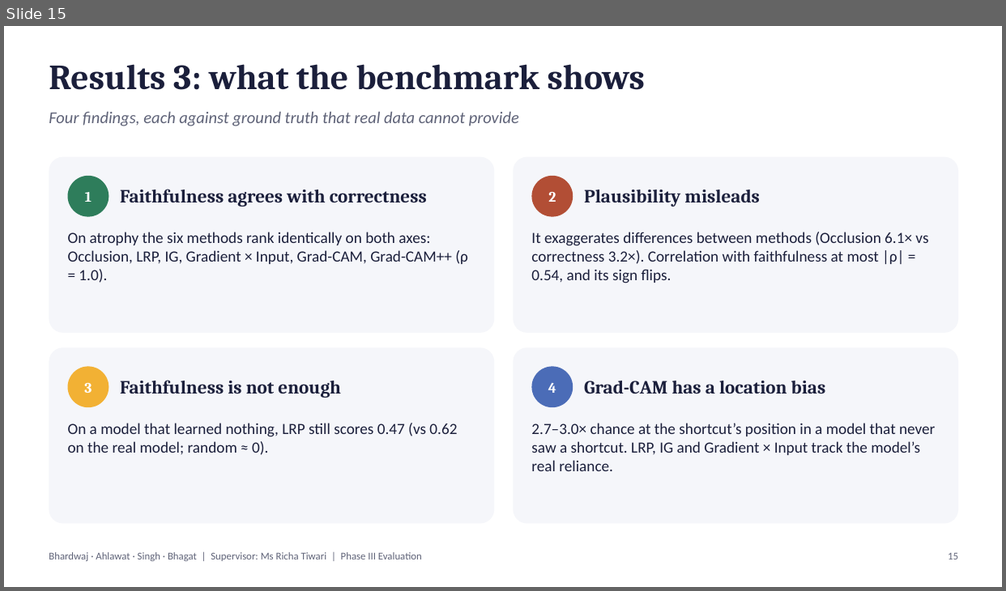
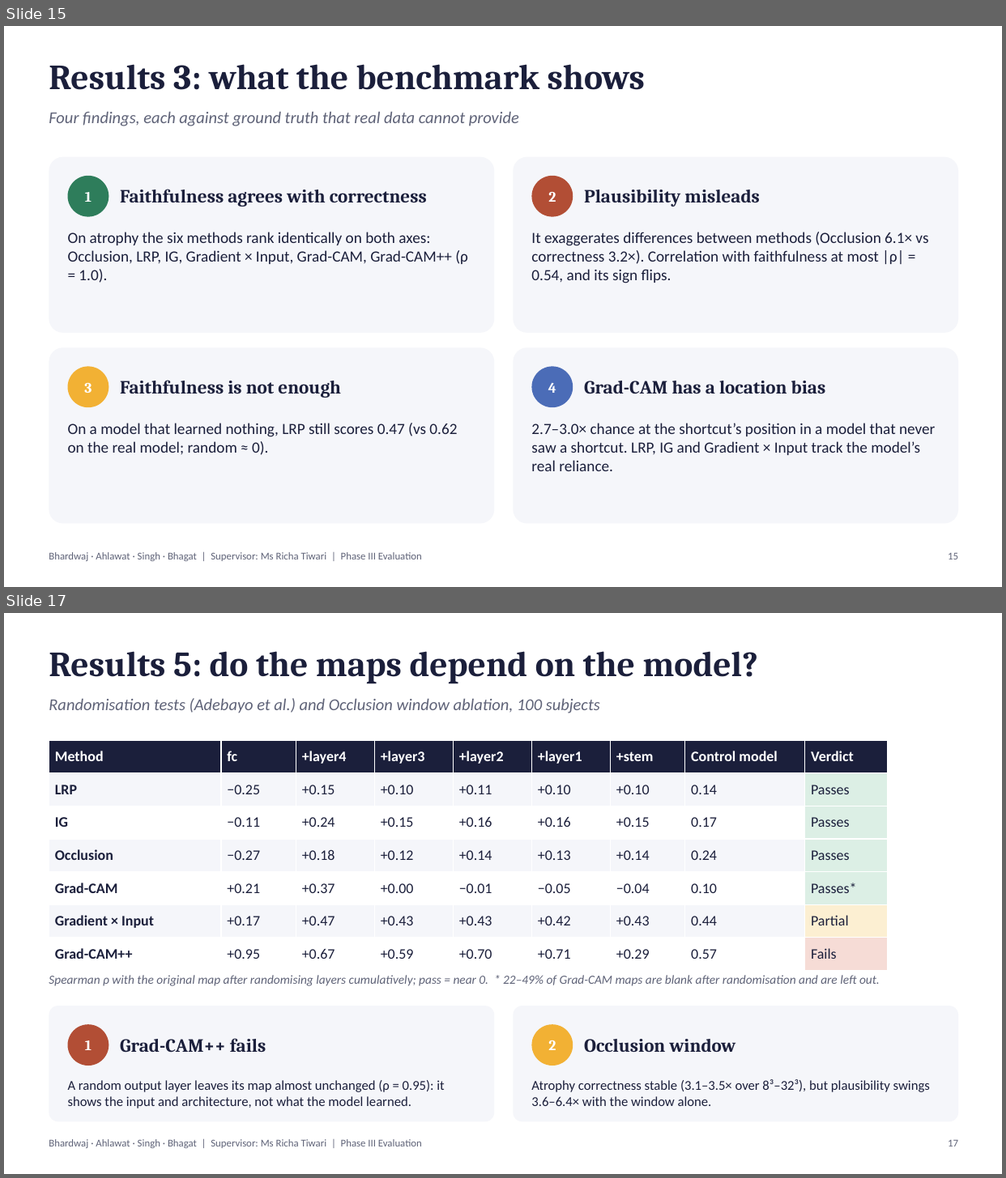
Before and after one commit to UdayBhardwaj/alz, a slide deck: docs/phase-iii/Phase III Presentation.pptx. Shown one above the other, each under a label of ours: slide 15 before the commit, slides 15 and 17 after it; the slides between them are not shown. The pictures are 1006x591 and 1006x1178 pixels, drawn with LibreOffice and Linux fonts; fonts in the diff are those of the drawing. Boxes give left, top, right and bottom in pixels: in the first picture for what was removed or moved away, otherwise in the second. Text is boxed around its words. In the diff, an @@ line names an element or a change of style, - is before the commit and + after.

```diff
--- a/docs/phase-iii/Phase III Presentation.pptx
+++ b/docs/phase-iii/Phase III Presentation.pptx
@@ slide 17 added at bbox=[4, 613, 1002, 1174], background #FFFFFF @@
@@ text added at bbox=[49, 651, 758, 684], 34 pt, text #1B1F3B, bold @@
+Results 5: do the maps depend on the model?
@@ text added at bbox=[49, 698, 600, 713], 16 pt, text #5F6378, italic @@
+Randomisation tests (Adebayo et al.) and Occlusion window ablation, 100 subjects
@@ table added at bbox=[49, 740, 888, 971], 7 rows, 9 columns @@
+Method | fc | +layer4 | +layer3 | +layer2 | +layer1 | +stem | Control model | Verdict
+LRP | −0.25 | +0.15 | +0.10 | +0.11 | +0.10 | +0.10 | 0.14 | Passes
+IG | −0.11 | +0.24 | +0.15 | +0.16 | +0.16 | +0.15 | 0.17 | Passes
+Occlusion | −0.27 | +0.18 | +0.12 | +0.14 | +0.13 | +0.14 | 0.24 | Passes
+Grad-CAM | +0.21 | +0.37 | +0.00 | −0.01 | −0.05 | −0.04 | 0.10 | Passes*
+Gradient × Input | +0.17 | +0.47 | +0.43 | +0.43 | +0.42 | +0.43 | 0.44 | Partial
+Grad-CAM++ | +0.95 | +0.67 | +0.59 | +0.70 | +0.71 | +0.29 | 0.57 | Fails
@@ text added at bbox=[49, 975, 880, 986], 12 pt, text #5F6378, italic @@
+Spearman ρ with the original map after randomising layers cumulatively; pass = near 0. * 22–49% of Grad-CAM maps are blank after randomisation and are left out.
@@ rounded rectangle added at bbox=[49, 1006, 494, 1122], fill #F5F6FA @@
@@ ellipse added at bbox=[68, 1024, 108, 1066], fill #B24E35, 14 pt, text #FFFFFF, bold @@
+1
@@ rounded rectangle added at bbox=[513, 1006, 958, 1122], fill #F5F6FA @@
@@ ellipse added at bbox=[532, 1024, 573, 1066], fill #F2B134, 14 pt, text #FFFFFF, bold @@
+2
@@ text added at bbox=[120, 1038, 266, 1053], 18 pt, text #1B1F3B, bold @@
+Grad-CAM++ fails
@@ text added at bbox=[584, 1039, 736, 1053], 18 pt, text #1B1F3B, bold @@
+Occlusion window
@@ text added at bbox=[68, 1080, 444, 1109], 13 pt, text #1B1F3B @@
+A random output layer leaves its map almost unchanged (ρ = 0.95): it shows the input and architecture, not what the model learned.
@@ text added at bbox=[531, 1080, 930, 1106], 13 pt, text #1B1F3B @@
+Atrophy correctness stable (3.1–3.5× over 8³–32³), but plausibility swings 3.6–6.4× with the window alone.
@@ text added at bbox=[49, 1139, 422, 1148], 10 pt, text #5F6378 @@
+Bhardwaj · Ahlawat · Singh · Bhagat | Supervisor: Ms Richa Tiwari | Phase III Evaluation
@@ text added at bbox=[948, 1140, 958, 1147], 10 pt, text #5F6378 @@
+17
```
Also in this commit, not shown: 5 slides changed, 1 other slide added, 2 other files.
